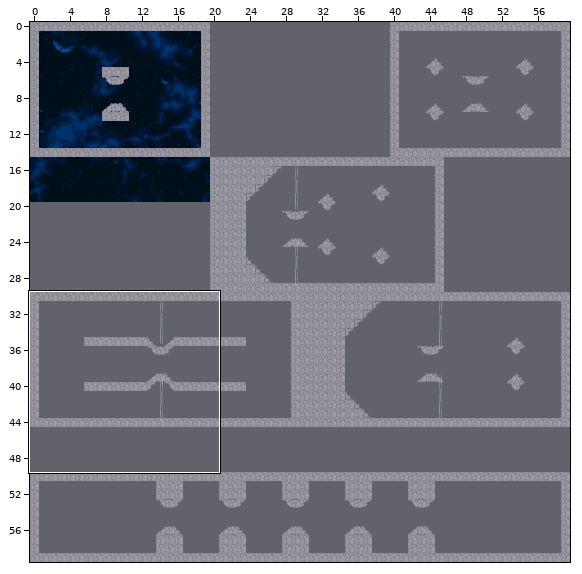
A Tiled map (JSON) gets an edit: core/assets/Oliver_world4_level4.tmj. Above: a wide view before the commit, with the close-up outlined.
Close-up. Earlier state:
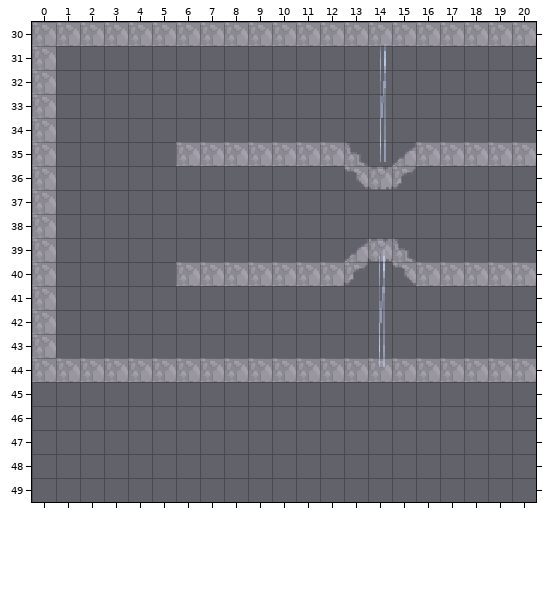
Cells are 16x16 px. Shown: x 0..20, y 30..49. The commit also changed other parts of the map, which this record leaves out.
New version:
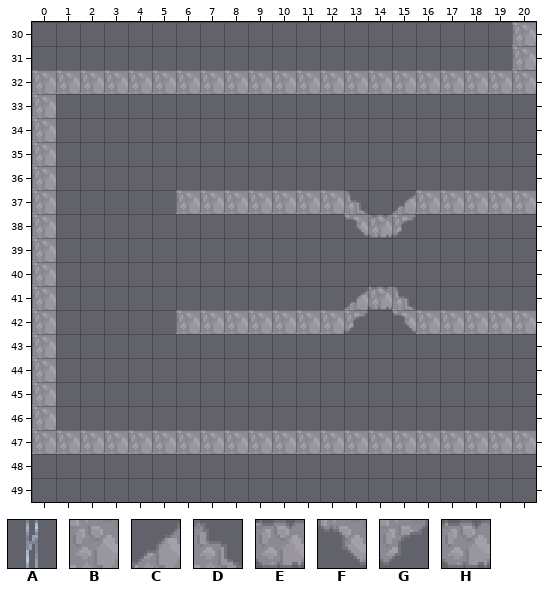
Key: from "space-tiles": A 110; from "tileset": B 17 "GameObject", C 66 "GameObject", D 67 "GameObject", E 70 "GameObject", F 82 "GameObject", G 83 "GameObject", H 102 "GameObject".
_ is an empty cell.
Objects are placed by their top-left corner, in cells (3,4 is the top-left corner of cell 3,4); size is 1x1 cell unless given.
Difference:
Layer "Tile Layer 1":
y 30: x 0..19 BBBBBBBBBBBBBBBBBBBB -> ____________________
y 31: x 0 B -> _; x 20 _ -> B
y 32: x 1..20 ____________________ -> BBBBBBBBBBBBBBBBBBBB
y 35: x 6..13 BBBBBBBD -> ________; x 15..20 CBBBBB -> ______
y 36: x 13..15 FEG -> ___
y 37: x 6..13 ________ -> BBBBBBBD; x 15..20 ______ -> CBBBBB
y 38: x 13..15 ___ -> FEG
y 39: x 13..15 CHD -> ___
y 40: x 6..13 BBBBBBBG -> ________; x 15..20 FBBBBB -> ______
y 41: x 13..15 ___ -> CHD
y 42: x 6..13 ________ -> BBBBBBBG; x 15..20 ______ -> FBBBBB
y 44: x 1..20 BBBBBBBBBBBBBBBBBBBB -> ____________________
y 45..46: x 0 _ -> B
y 47: x 0..20 _____________________ -> BBBBBBBBBBBBBBBBBBBBB
Layer "Object Layer 1":
removed: A at 14.1,30.9 size 1x4.9
removed: A at 14.1,39.5 size 1x4.9
Pixel boxes of the changes (left, top, right, bottom) in both close-ups:
changed: (32, 22, 536, 454)
